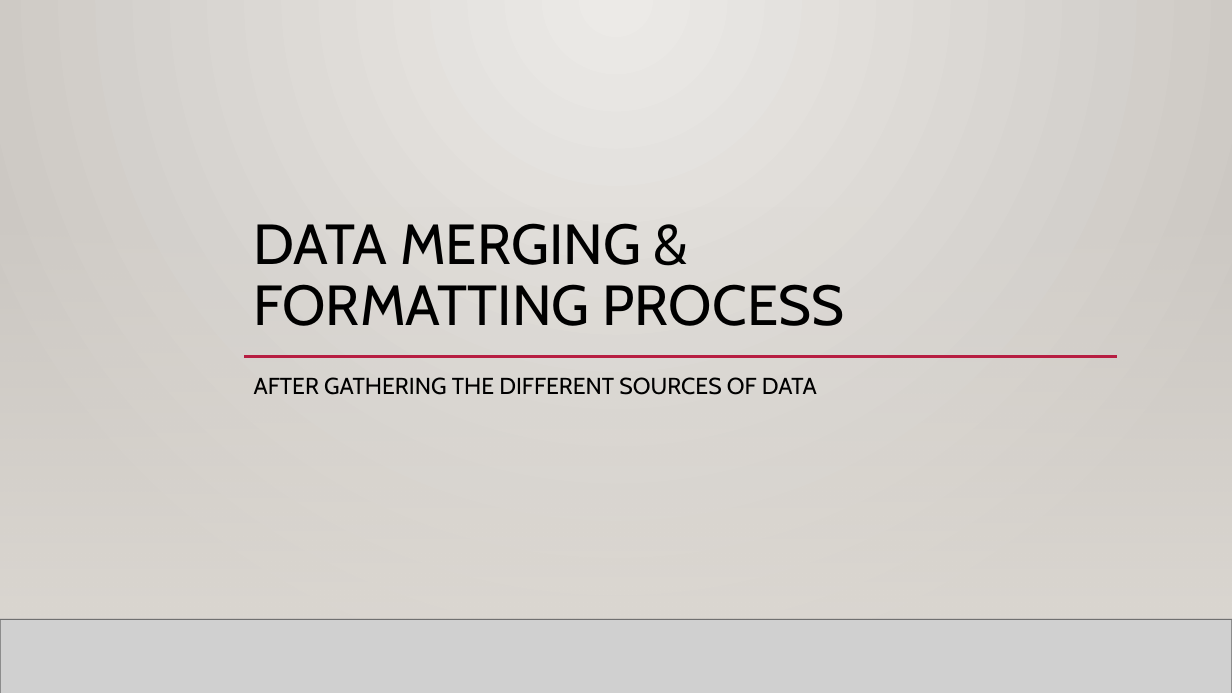
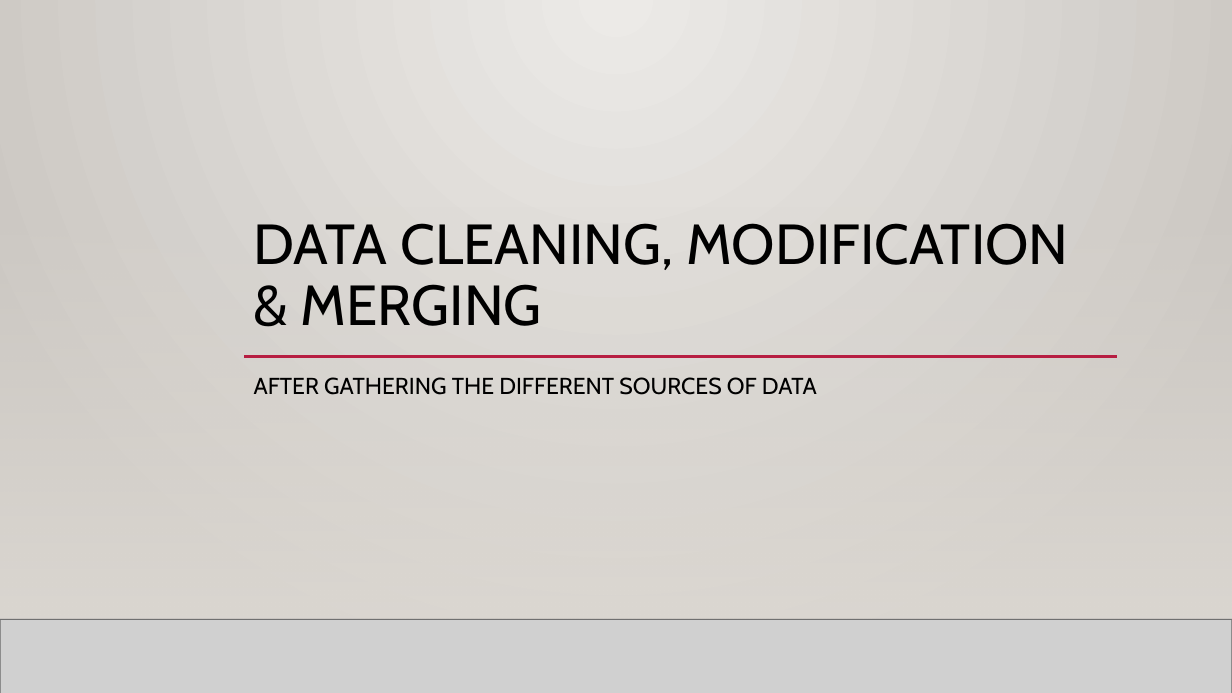
Before and after one commit to GitItDren/Python-Project-CMD-, a slide deck: slide 5 of Python Project(Team CMD).pptx. Drawn at 1232x693 pixels with LibreOffice and Linux fonts; fonts in the diff are those of the drawing; grey boxes stand for pictures; background and template pictures are left out. Boxes give left, top, right and bottom in pixels: in the first picture for what was removed or moved away, otherwise in the second. Text is boxed around its words. In the diff, an @@ line names an element or a change of style, - is before the commit and + after.

Commit message:
Add files via upload
Added a slide to describe the cleaning and merging processes
Modified other slides to clarify central theme of project

```diff
--- a/Python Project(Team CMD).pptx
+++ b/Python Project(Team CMD).pptx
@@ title at (254,223,1068,326): text changed @@
-DATA MERGING &
-FORMATTING PROCESS
+DATA CLEANING, MODIFICATION & MERGING
```
Also in this commit, not shown: 5 other slides changed, 1 slide added.
